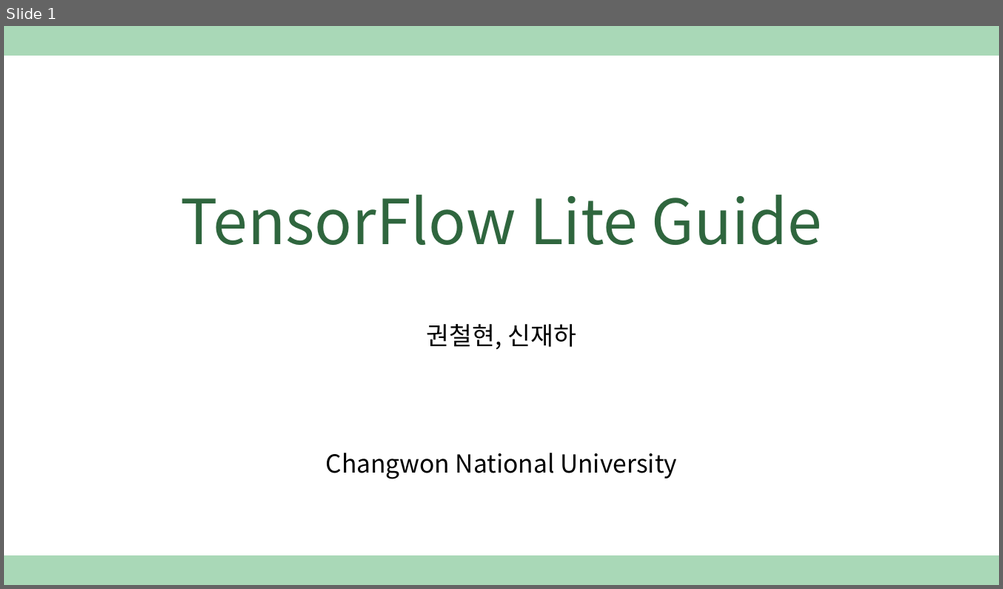
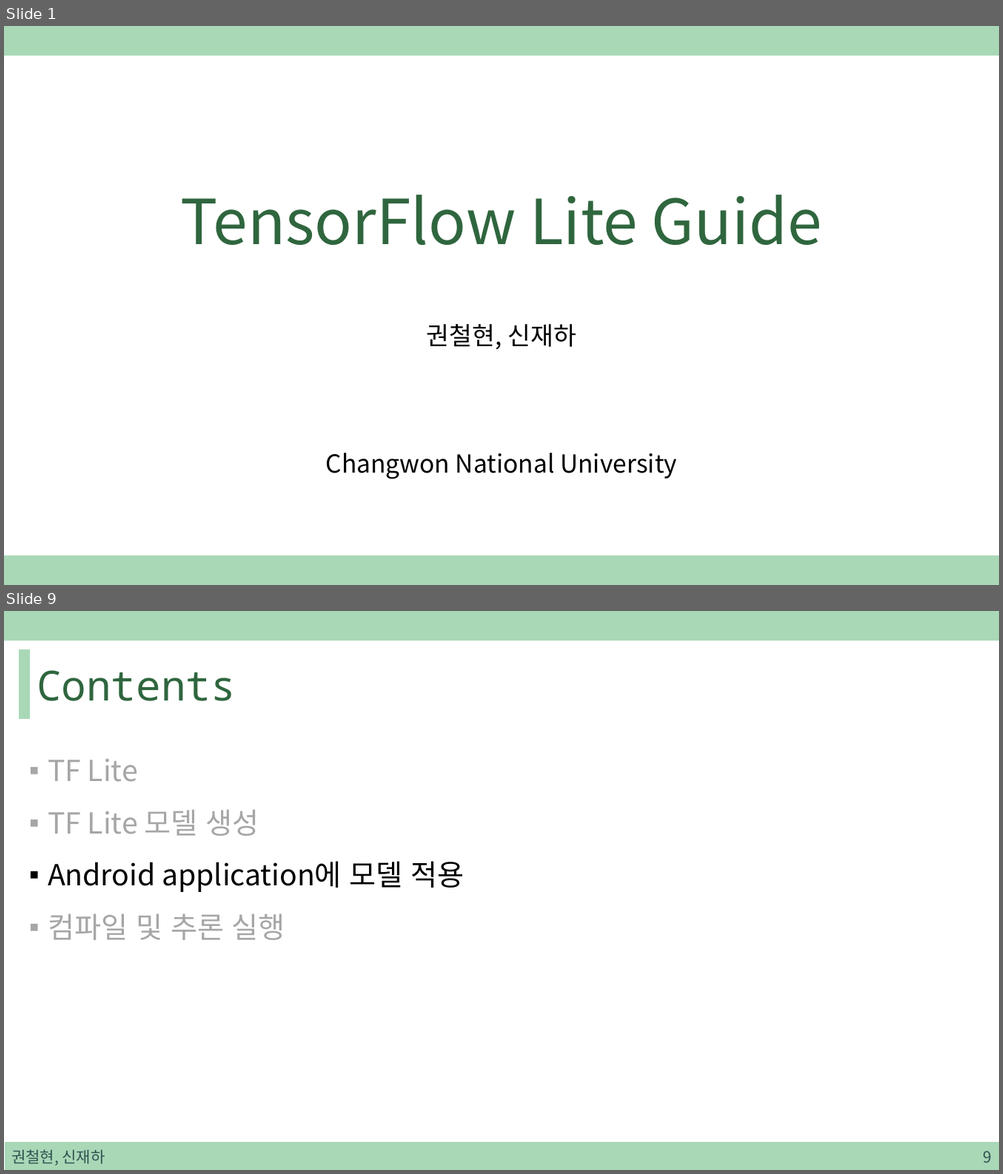
Before and after one commit to sjh4287/capston, a slide deck: 2022.01.07/TensorFlow Lite Guide.pptx. Shown one above the other, each under a label of ours: slide 1 before the commit, slides 1 and 9 after it; the slides between them are not shown. The pictures are 1003x589 and 1003x1174 pixels, drawn with LibreOffice and Linux fonts; fonts in the diff are those of the drawing. Boxes give left, top, right and bottom in pixels: in the first picture for what was removed or moved away, otherwise in the second. Text is boxed around its words. In the diff, an @@ line names an element or a change of style, - is before the commit and + after.

```diff
--- a/2022.01.07/TensorFlow Lite Guide.pptx
+++ b/2022.01.07/TensorFlow Lite Guide.pptx
@@ slide 9 added at (4, 611, 999, 1170), background #FFFFFF; not listed: 1 template element that a slide beside it also shows @@
@@ rectangle added at (20, 649, 29, 718), fill #A9D8B7, outline #A9D8B7 1 pt @@
@@ title added at (37, 670, 236, 701), 40 pt, text #2F663E @@
+Contents
@@ text added at (48, 759, 464, 940), 28 pt, text #A6A6A6 @@
+▪ TF Lite
+▪ TF Lite 모델 생성
+▪ Android application에 모델 적용
+▪ 컴파일 및 추론 실행
@@ rectangle added at (5, 1143, 999, 1170), fill #A9D8B7, outline #A9D8B7 1 pt @@
@@ text added at (11, 1150, 105, 1166), 15 pt, text #305250 @@
+권철현, 신재하
@@ page number added at (982, 1151, 991, 1163), 15 pt, text #305250 @@
+9
```
Also in this commit, not shown: 21 other slides added.
